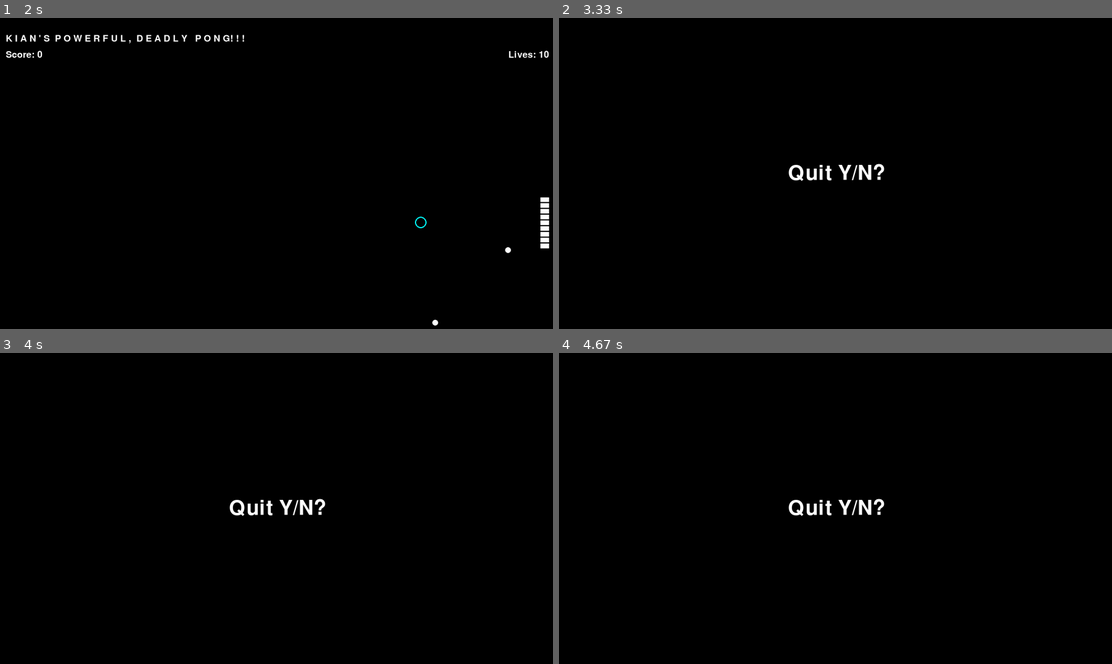
Above: before the commit, frames 1-4 (two rows, left to right).
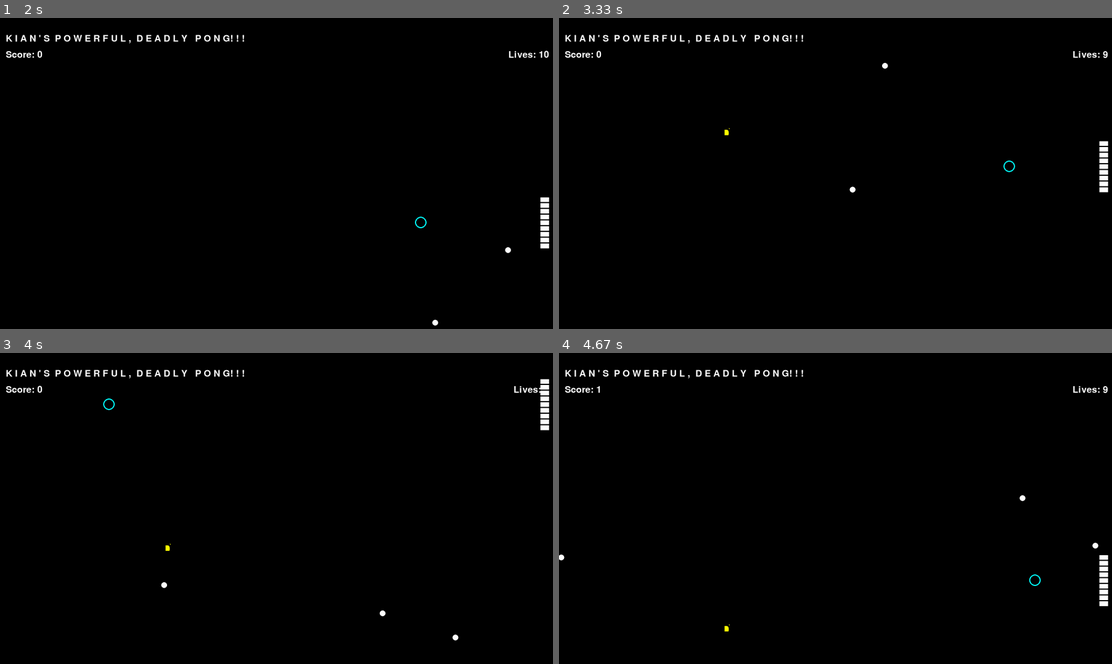
Above: after the commit, the same moments.

Repository: thundergore/pygame_test
Game: pygame game, started from pong.py
The game is run twice, just before and just after one commit, with the same random seed, the same clock (stepped at 60 frames per second) and the same inputs.
Inputs (mouse positions are in pixels of both pictures, inside the frame that each line leads up to):
- Up to frame 1 (2 s): tap 2 at 0.33 s; click (331, 241) at 0.72 s; hold Y 1-1.47 s; tap Space at 1.07, 1.37 s; click (359, 64) at 1.08 s; click (143, 111) at 1.6 s; click (420, 223) at 1.93 s
- Up to frame 2 (3.33 s): click (758, 108) at 2.27 s; right-click (1006, 167) at 2.6 s; tap Esc at 2.88 s; hold N from 3.22 s (still down); tap Space at 3.28 s
- Up to frame 3 (4 s): tap Space at 3.58 s; release N at 3.68 s; click (110, 402) at 3.77 s
- Up to frame 4 (4.67 s): click (680, 542) at 4.1 s; click (1034, 580) at 4.43 s

Frame 1 is identical in both runs. In frame 2, 1.3% of the frame differs, in the area x 1-100%, y 5-57%; in frame 3, 1.3%; in frame 4, 1.3%, in the area x 0-100%, y 5-90%.

Commit message:
Update pong.py

Diff:
--- a/pong.py
+++ b/pong.py
@@ -33,6 +33,7 @@
 game_over_font = pygame.font.Font(pygame.font.get_default_font(), 144)  # Larger font for game over text
 pause_font = pygame.font.Font(pygame.font.get_default_font(), 72)  # Font for pause message
 explosion_font = pygame.font.Font(pygame.font.get_default_font(), 48)  # Font for explosion text
+powerup_font = pygame.font.Font(pygame.font.get_default_font(), 48)  # Font for power-up text
 
 # ASCII Art for the name "Kian"
 ascii_kian = """
@@ -57,6 +58,13 @@
 
 # Power-up types
 POWERUPS = ["Laser", "Explosion", "Double Ball", "Slowdown", "Bouncewall"]
+POWERUP_LETTERS = {
+    "Laser": "L",
+    "Explosion": "E",
+    "Double Ball": "D",
+    "Slowdown": "S",
+    "Bouncewall": "B"
+}
 
 # Create paddle texture
 def create_paddle_texture(width, height):
@@ -331,6 +339,9 @@
     for powerup in powerups:
         animated_texture = animate_powerup(powerup)
         screen.blit(animated_texture, (powerup["rect"].x, powerup["rect"].y, animated_texture.get_width(), animated_texture.get_height()))
+        powerup_letter = POWERUP_LETTERS[powerup["type"]]
+        powerup_letter_surface = powerup_font.render(powerup_letter, True, BLACK)
+        screen.blit(powerup_letter_surface, powerup["rect"].topleft)
     draw_stored_powerups(y_offset + 60)
     draw_net()
     if powerup_active:
@@ -355,6 +366,9 @@
     for powerup in powerups:
         animated_texture = animate_powerup(powerup)
         screen.blit(animated_texture, (powerup["rect"].x, powerup["rect"].y, animated_texture.get_width(), animated_texture.get_height()))
+        powerup_letter = POWERUP_LETTERS[powerup["type"]]
+        powerup_letter_surface = powerup_font.render(powerup_letter, True, BLACK)
+        screen.blit(powerup_letter_surface, powerup["rect"].topleft)
     draw_stored_powerups(y_offset + 60)
     draw_net()
 
@@ -568,15 +582,16 @@
 
     if paused:
         pause_screen()
-        for event in pygame.event.get():
-            if event.type == pygame.KEYDOWN:
-                if event.key == pygame.K_y:
-                    pygame.quit()
-                    sys.exit()
-                elif event.key == pygame.K_n:
-                    paused = False
-                    pygame.event.set_grab(True)
-                    pygame.mouse.set_visible(False)
+        while paused:
+            for event in pygame.event.get():
+                if event.type == pygame.KEYDOWN:
+                    if event.key == pygame.K_y:
+                        pygame.quit()
+                        sys.exit()
+                    elif event.key == pygame.K_n:
+                        paused = False
+                        pygame.event.set_grab(True)
+                        pygame.mouse.set_visible(False)
 
     if game_over and not name_captured:
         state = game_over_screen()
